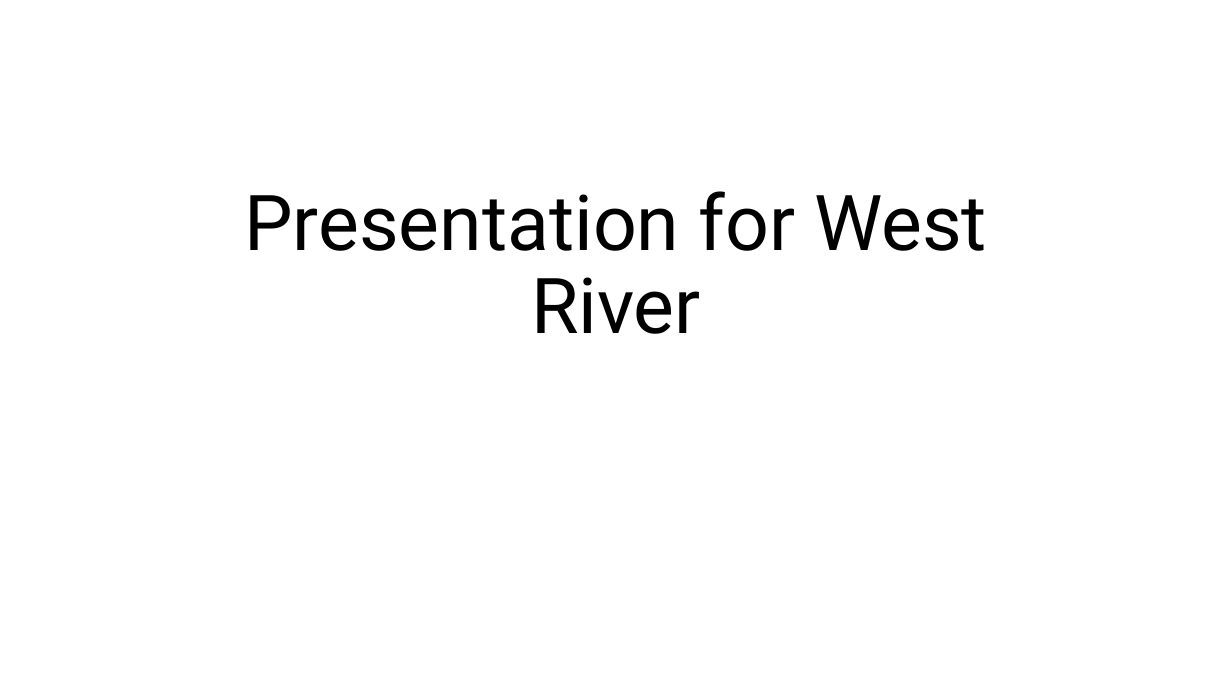
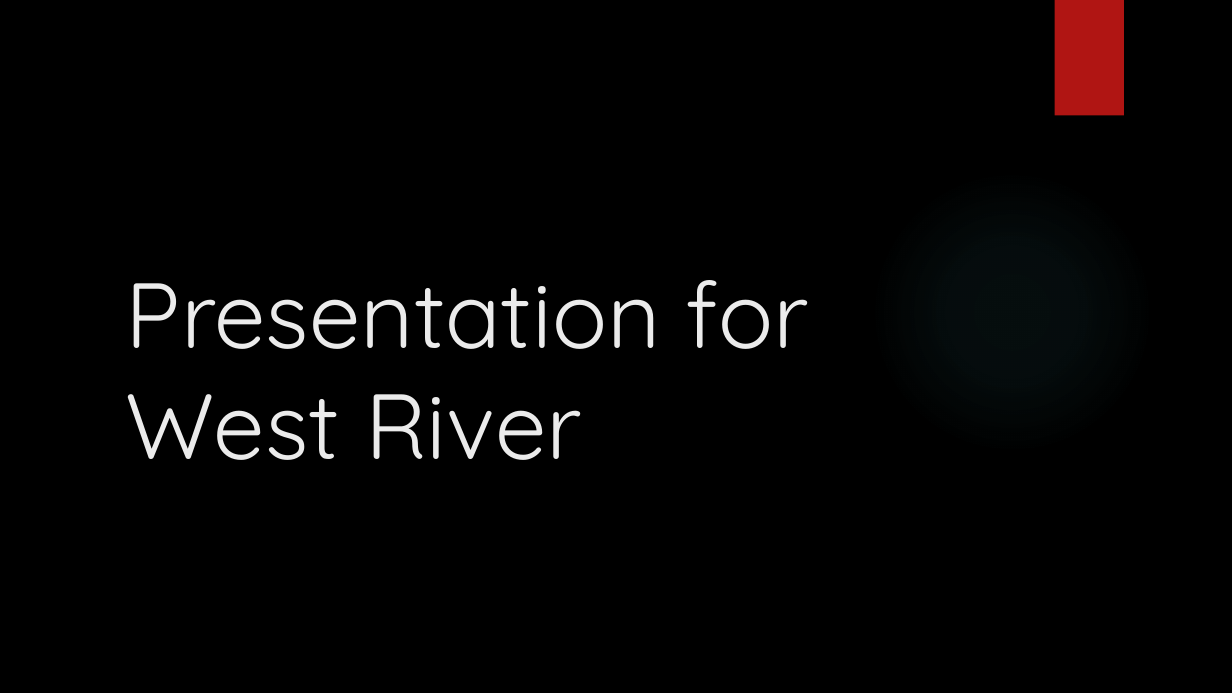
Before and after one commit to KAANVOLKAN05/GPGPU_Research, a slide deck: slide 1 of MonteCarlo/MonteCarloProj/Presentation for West River.pptx. Drawn at 1232x693 pixels with LibreOffice and Linux fonts; fonts in the diff are those of the drawing; background and template pictures are left out. Boxes give left, top, right and bottom in pixels: in the first picture for what was removed or moved away, otherwise in the second. Text is boxed around its words. In the diff, an @@ line names an element or a change of style, - is before the commit and + after.

```diff
--- a/MonteCarlo/MonteCarloProj/Presentation for West River.pptx
+++ b/MonteCarlo/MonteCarloProj/Presentation for West River.pptx
@@ background #FFFFFF to picture (left out) @@
@@ rectangle added at bbox=[1055, 0, 1124, 116], fill #B01513 @@
@@ title "Presentation for West River": place and size @@
-title "Presentation for West River" at bbox=[244, 191, 987, 334]
+title "Presentation for West River" at bbox=[126, 280, 809, 460]
@@ title "Presentation for West River" at bbox=[126, 280, 809, 460]: size 60 to 72 pt, font Roboto to Quicksand, text colour #000000 to #EBEBEB; alignment centre to left; line spacing 0.9 to 1 @@
@@ ellipse added at bbox=[870, 169, 1154, 454], fill gradient #50B9C1 @@
```
Also in this commit, not shown: 5 other slides changed, 6 slides added, 1 slide removed.
